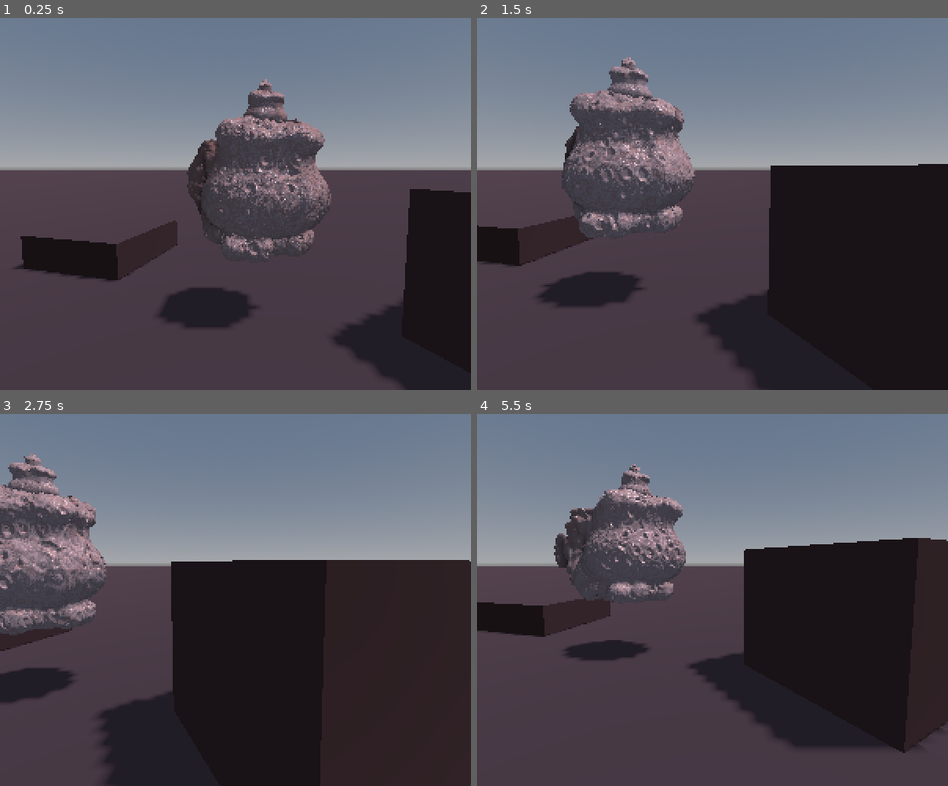
Above: before the commit, frames 1-4 (two rows, left to right).
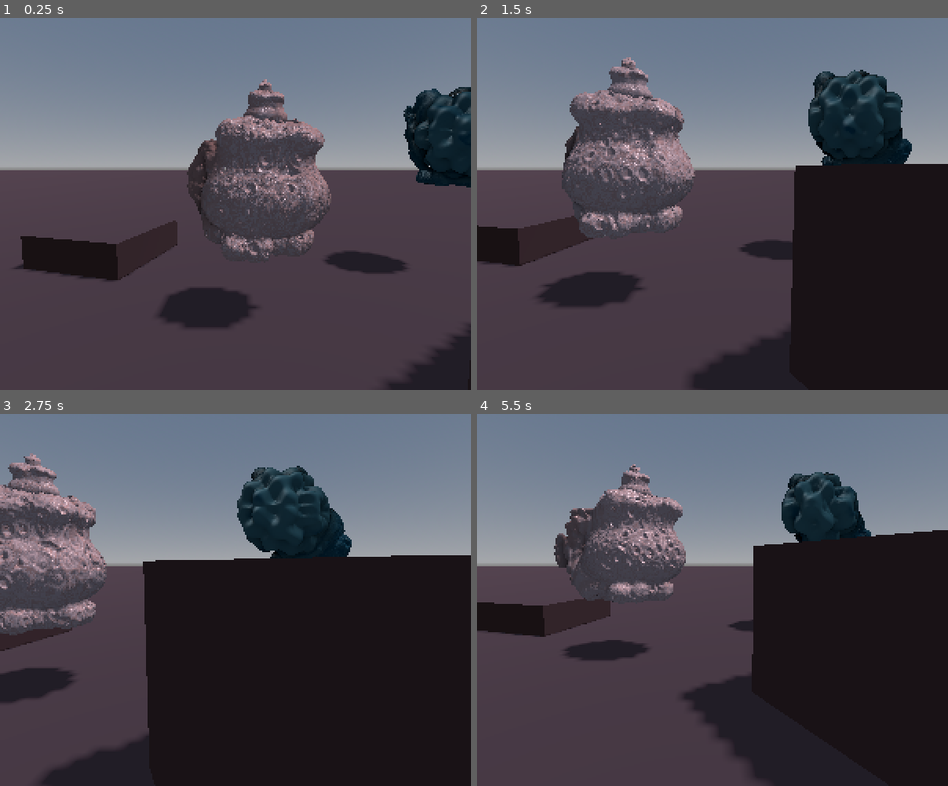
Above: after the commit, the same moments.

Repository: kiwijuice56/gd-fractals
Game: Godot game, scene res://main.tscn
Same seed, same stepped clock (60 frames per second), same inputs: the game is played once before the commit and once after it.
Inputs (mouse positions are in pixels of both pictures, inside the frame that each line leads up to):
- Up to frame 1 (0.25 s): no input
- Up to frame 2 (1.5 s): tap Enter at 0.5 s; move the mouse to (816, 170) at 0.52 s; hold D 0.53-1.25 s; tap Q at 0.6 s; click (816, 170) at 0.67 s; drag from (618, 207) to (688, 270) at 1.27 s
- Up to frame 3 (2.75 s): move the mouse to (282, 495) at 2.02 s; hold D from 2.03 s (still down); tap Shift at 2.1 s
- Up to frame 4 (5.5 s): release D at 2.75 s; drag from (688, 666) to (571, 525) at 2.77 s; move the mouse to (853, 644) at 3.52 s; hold A 3.53-4.25 s; tap Q at 3.6 s; drag from (571, 525) to (641, 484) at 4.27 s; move the mouse to (736, 585) at 5.02 s; hold S from 5.03 s (still down); tap Shift at 5.1 s; click (736, 585) at 5.17 s

The runs differ from the first frame. In frame 1, 12% of the frame differs, in the area x 69-100%, y 18-100%; in frame 2, 9.0%; in frame 3, 8.7%; in frame 4, 11%.

Commit message:
Improved bunny scene

Diff:
--- a/examples/bunny/bunny_material.tres
+++ b/examples/bunny/bunny_material.tres
@@ -11,10 +11,10 @@
 noise_type = 3
 seed = 15
 frequency = 0.0136
-fractal_type = 0
 fractal_octaves = 2
 fractal_lacunarity = 2.385
-domain_warp_amplitude = 3.0
+domain_warp_enabled = true
+domain_warp_amplitude = 8.04
 
 [sub_resource type="NoiseTexture3D" id="NoiseTexture3D_hnudu"]
 width = 128
@@ -28,38 +28,42 @@
 [resource]
 render_priority = 0
 shader = ExtResource("1_v5tgj")
-shader_parameter/max_iterations = 200
-shader_parameter/max_bounce = 1
-shader_parameter/collision_threshold = 0.01
-shader_parameter/normal_sample_length = 0.008
-shader_parameter/march_proportion = 0.50000002375
-shader_parameter/runaway_threshold = 4.0
-shader_parameter/bounding_radius = 0.7
-shader_parameter/fractal_iterations = 6
-shader_parameter/fractal_color_1 = Color(0.6420144, 0.7658879, 0.8862022, 1)
-shader_parameter/fractal_color_2 = Color(0.29666328, 0.5942559, 0.6974679, 1)
-shader_parameter/color_center_point = Vector3(-0.005, -0.095, 0.765)
-shader_parameter/color_balance = 0.4400000209
-shader_parameter/color_frequency = 4.0
-shader_parameter/fractal_animation_amount = 0.0
+shader_parameter/max_iterations = 100
+shader_parameter/max_bounces = 1
+shader_parameter/collision_threshold = 0.015
+shader_parameter/normal_sample_length = 0.015
+shader_parameter/march_proportion = 0.1690000080275
+shader_parameter/runaway_threshold = 5.0
+shader_parameter/bounding_radius = 1.0
+shader_parameter/fractal_iterations = 7
+shader_parameter/fractal_color_1 = Color(0.53391224, 0.7981051, 0.86575234, 1)
+shader_parameter/fractal_color_2 = Color(0.1716, 0.49719995, 0.66, 1)
+shader_parameter/animation_speed = 1.0
+shader_parameter/animation_intensity = 0.3
 shader_parameter/mandelbulb_power = 8.0
 shader_parameter/mandelbulb_runaway_threshold = 2.0
+shader_parameter/color_center_point = Vector3(-0.005, -0.095, 0.765)
+shader_parameter/color_balance = 0.5
+shader_parameter/julia_center = Vector4(0, -0.3, 0.3, -0.6)
+shader_parameter/julia_runaway_threshold = 2.0
+shader_parameter/color_frequency = 2.915
 shader_parameter/alpha = 5.43
 shader_parameter/beta = -0.04
 shader_parameter/noise = SubResource("NoiseTexture3D_hnudu")
 shader_parameter/noise_frequency = 2.395
-shader_parameter/portal_center_1 = Vector3(0.5, 0.6, 0)
-shader_parameter/portal_offset_1 = Vector3(0.45, 0.6, 0.2)
-shader_parameter/portal_radius_1 = 0.3
-shader_parameter/portal_scale_1 = 4.0
+shader_parameter/portal_center_1 = Vector3(0.75, 0.85, 0.135)
+shader_parameter/portal_offset_1 = Vector3(0.735, 1.055, 0.2)
+shader_parameter/portal_radius_1 = 0.19
+shader_parameter/portal_scale_1 = 4.52
 shader_parameter/sdf_texture = ExtResource("2_f2x0d")
-shader_parameter/light_direction = Vector3(0, 0, 0.5)
-shader_parameter/base_smoothness = 24.585
-shader_parameter/specular_color = Color(1, 1, 1, 1)
-shader_parameter/specular_ratio = 0.2190000104025
+shader_parameter/light_direction = Vector3(0, -1, 0.5)
+shader_parameter/smoothness = 1.88
+shader_parameter/reflectivity = 0.25
+shader_parameter/specular_color = Color(0.56, 0.56, 0.56, 1)
+shader_parameter/specular_ratio = 0.35600001691
 shader_parameter/real_shadows_enabled = false
-shader_parameter/fake_shadow_darkness = 0.74400003534
+shader_parameter/fake_shadow_darkness = 0.746000035435
 shader_parameter/real_shadow_darkness = 0.342000016245
 shader_parameter/shadow_absorption = Vector3(1.295, 1.1, 1)
-shader_parameter/shadow_softness = 0.5430000257925
+shader_parameter/shadow_softness = 1.0
 shader_parameter/clear_color = Color(0, 0, 0, 0)
--- a/main.tscn
+++ b/main.tscn
@@ -1,8 +1,9 @@
-[gd_scene load_steps=11 format=3 uid="uid://bmmi6fbli5q4t"]
+[gd_scene load_steps=12 format=3 uid="uid://bmmi6fbli5q4t"]
 
 [ext_resource type="Script" uid="uid://ddqpmv4pp7myy" path="res://free_look_camera.gd" id="2_0xm2m"]
 [ext_resource type="PackedScene" uid="uid://d4cw3m0wkykjp" path="res://examples/bird/bird.tscn" id="3_1bvp3"]
 [ext_resource type="Shader" uid="uid://txdiegqab6us" path="res://dither.gdshader" id="3_h2yge"]
+[ext_resource type="PackedScene" uid="uid://cyg8hpbibrrl2" path="res://examples/bunny/bunny.tscn" id="3_lquwl"]
 
 [sub_resource type="ProceduralSkyMaterial" id="ProceduralSkyMaterial_0xm2m"]
 
@@ -47,8 +48,11 @@
 script = ExtResource("2_0xm2m")
 sensitivity = 0.2
 
-[node name="BirdScene" parent="." unique_id=2124899352 instance=ExtResource("3_1bvp3")]
+[node name="Bird" parent="." unique_id=2124899352 instance=ExtResource("3_1bvp3")]
 transform = Transform3D(0.7880831, 0, 0.39999998, 0, 0.99999994, 0, -0.45499998, 0, 0.69282025, 0, 0.5, 0)
+
+[node name="Bunny" parent="." unique_id=965001392 instance=ExtResource("3_lquwl")]
+transform = Transform3D(-0.8660254, 0, 0.50000006, 0, 1, 0, -0.50000006, 0, -0.8660254, -0.8000001, 0.8, -1.6)
 
 [node name="Setting" type="Node3D" parent="." unique_id=1770848609]
 
@@ -63,7 +67,7 @@
 mesh = SubResource("BoxMesh_0xm2m")
 
 [node name="Cube2" type="MeshInstance3D" parent="Setting" unique_id=567787676]
-transform = Transform3D(0.86602545, 0, 0.5, 0, 1, 0, -0.5, 0, 0.86602545, 0.5, 5.9604645e-08, -1.4244003)
+transform = Transform3D(0.86602545, 0, 0.5, 0, 1, 0, -0.5, 0, 0.86602545, 0.9, 5.9604645e-08, -1.4244003)
 material_override = SubResource("StandardMaterial3D_1bvp3")
 mesh = SubResource("BoxMesh_0xm2m")
 
